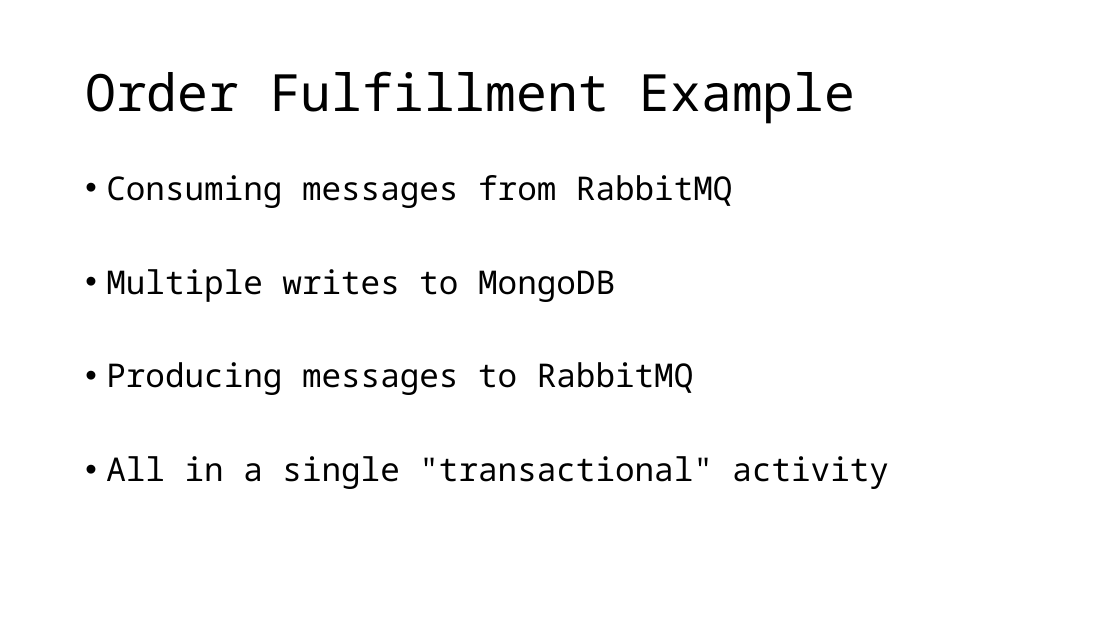
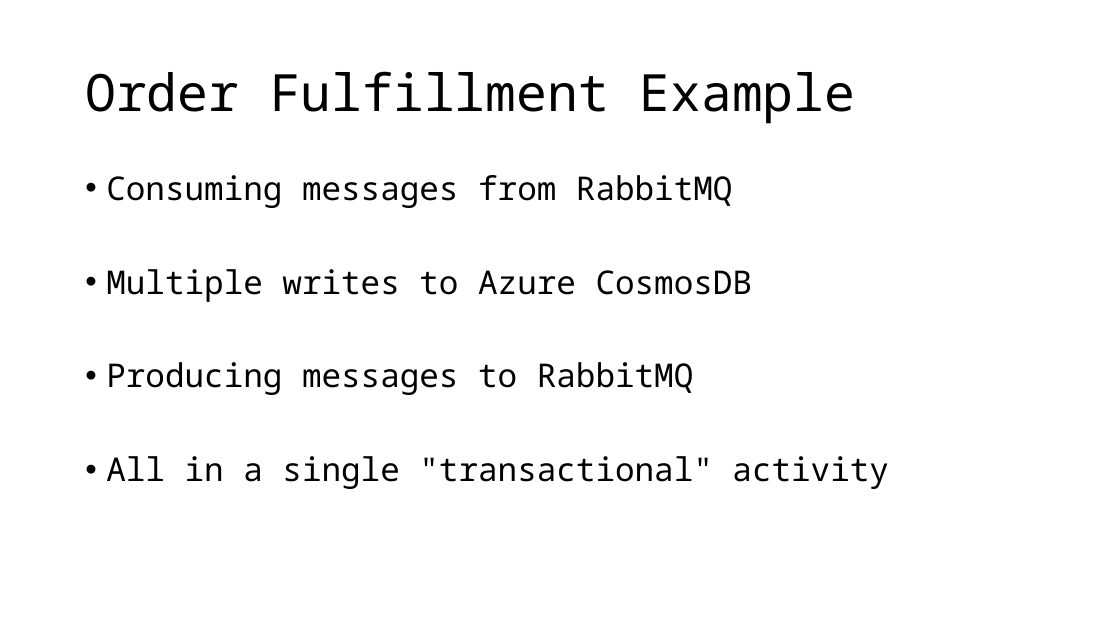
Before and after one commit to jbogard/presentations, a slide deck: slide 38 of LifeBeyondDistributedTransactions/LifeBeyondDistributedTransactions.pptx. Drawn at 1120x630 pixels with LibreOffice and Linux fonts; fonts in the diff are those of the drawing. Boxes give left, top, right and bottom in pixels: in the first picture for what was removed or moved away, otherwise in the second. Text is boxed around its words. In the diff, an @@ line names an element or a change of style, - is before the commit and + after.

```diff
--- a/LifeBeyondDistributedTransactions/LifeBeyondDistributedTransactions.pptx
+++ b/LifeBeyondDistributedTransactions/LifeBeyondDistributedTransactions.pptx
@@ text at box(106, 269, 753, 302): text changed @@
-• Multiple writes to MongoDB
+• Multiple writes to Azure CosmosDB
```
Also in this commit, not shown: 12 other slides changed, 53 slides added, 5 slides removed, 4 other files.
